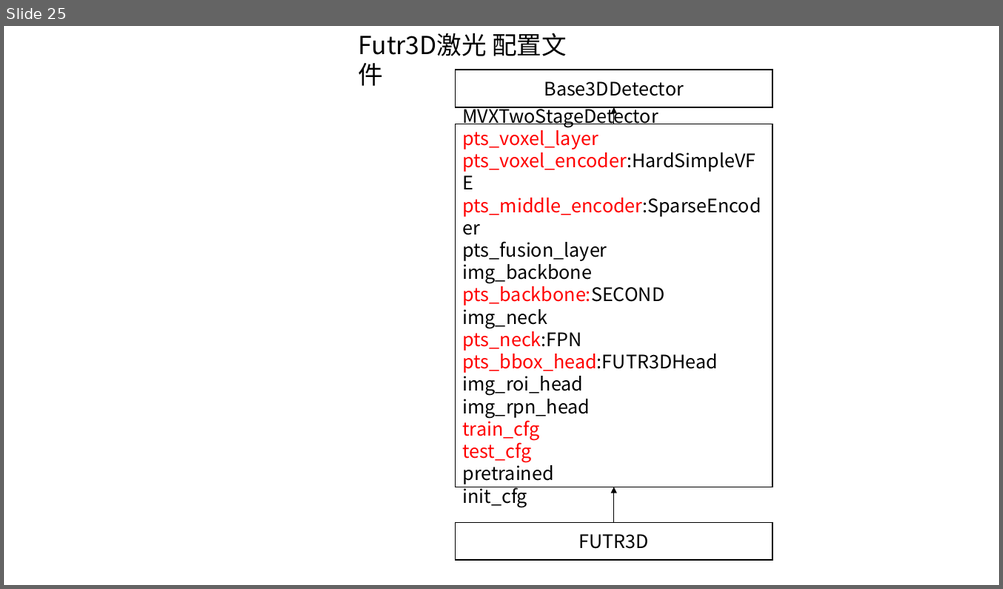
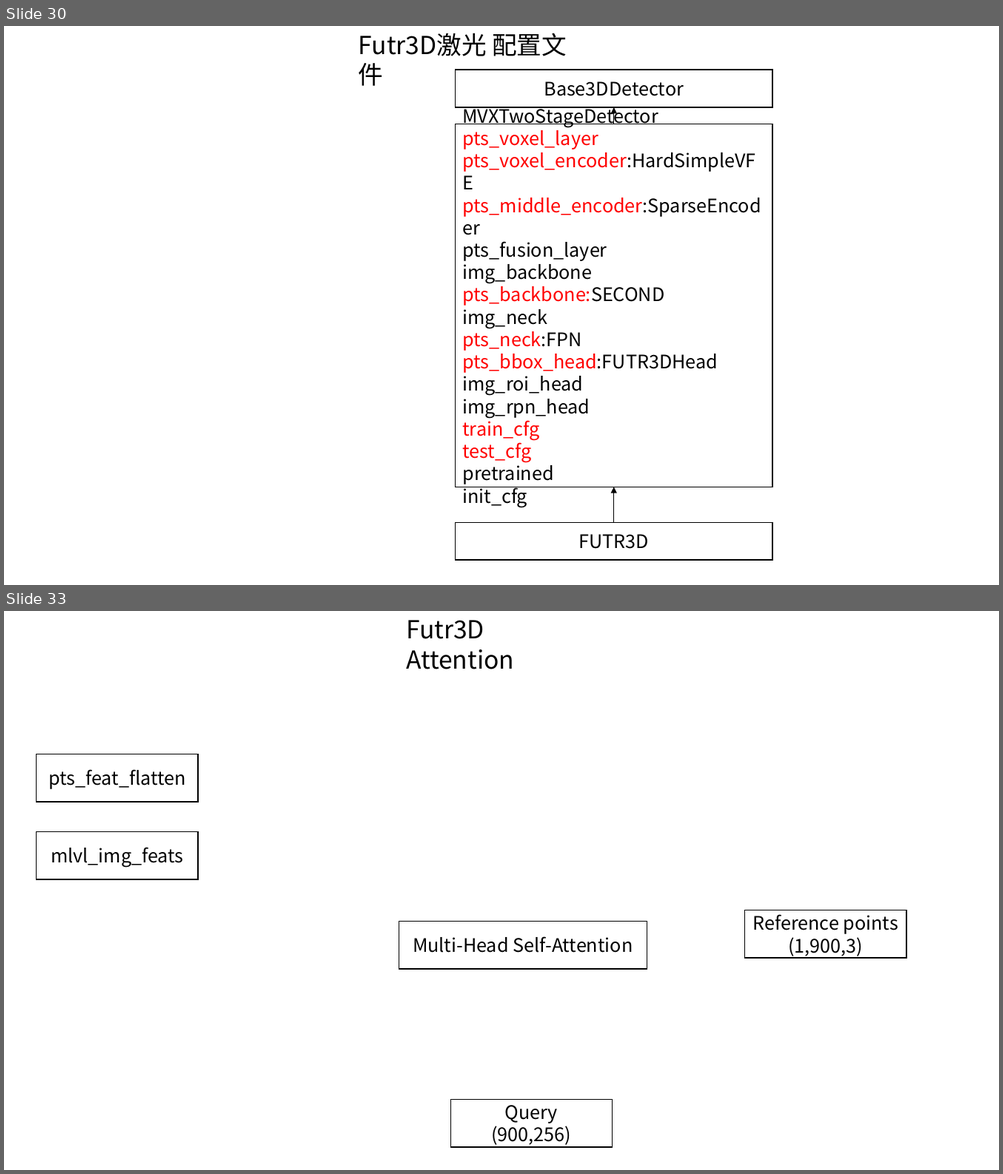
Before and after one commit to foxbao/mmlab_install, a slide deck: 数据集结构.pptx. Shown one above the other, each under a label of ours: slide 25 before the commit, slides 30 and 33 after it; the slides between them are not shown. The pictures are 1003x589 and 1003x1174 pixels, drawn with LibreOffice and Linux fonts; fonts in the diff are those of the drawing. Boxes give left, top, right and bottom in pixels: in the first picture for what was removed or moved away, otherwise in the second. Text is boxed around its words. In the diff, an @@ line names an element or a change of style, - is before the commit and + after.

```diff
--- a/数据集结构.pptx
+++ b/数据集结构.pptx
@@ slide 33 added at [4,611,999,1170], background #FFFFFF @@
@@ text added at [406,620,514,669], 24 pt, text #000000 @@
+Futr3D Attention
@@ rectangle added at [36,755,198,802], outline #000000 1 pt, 18 pt, text #000000 @@
+pts_feat_flatten
@@ rectangle added at [36,832,198,880], outline #000000 1 pt, 18 pt, text #000000 @@
+mlvl_img_feats
@@ rectangle added at [398,921,646,969], outline #000000 1 pt, 18 pt, text #000000 @@
+Multi-Head Self-Attention
@@ rectangle added at [745,910,907,958], outline #000000 1 pt, 18 pt, text #000000 @@
+Reference points
+(1,900,3)
@@ rectangle added at [450,1099,612,1147], outline #000000 1 pt, 18 pt, text #000000 @@
+Query
+(900,256)
@@ what was slide 25 is now slide 30 @@
```
Also in this commit, not shown: 4 other slides added, 3 other files.
